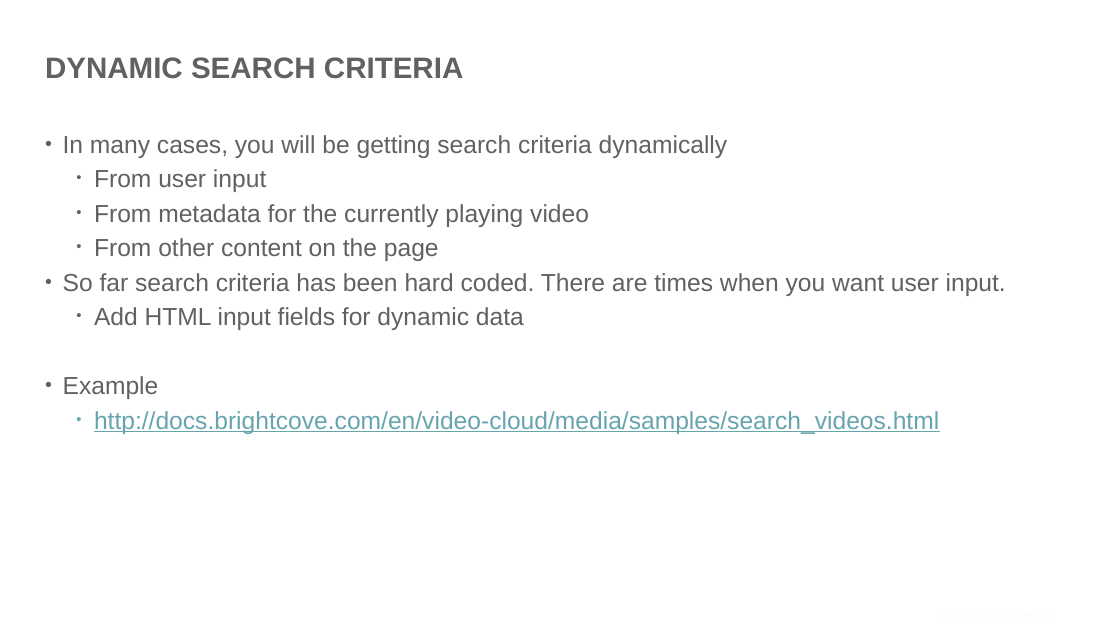
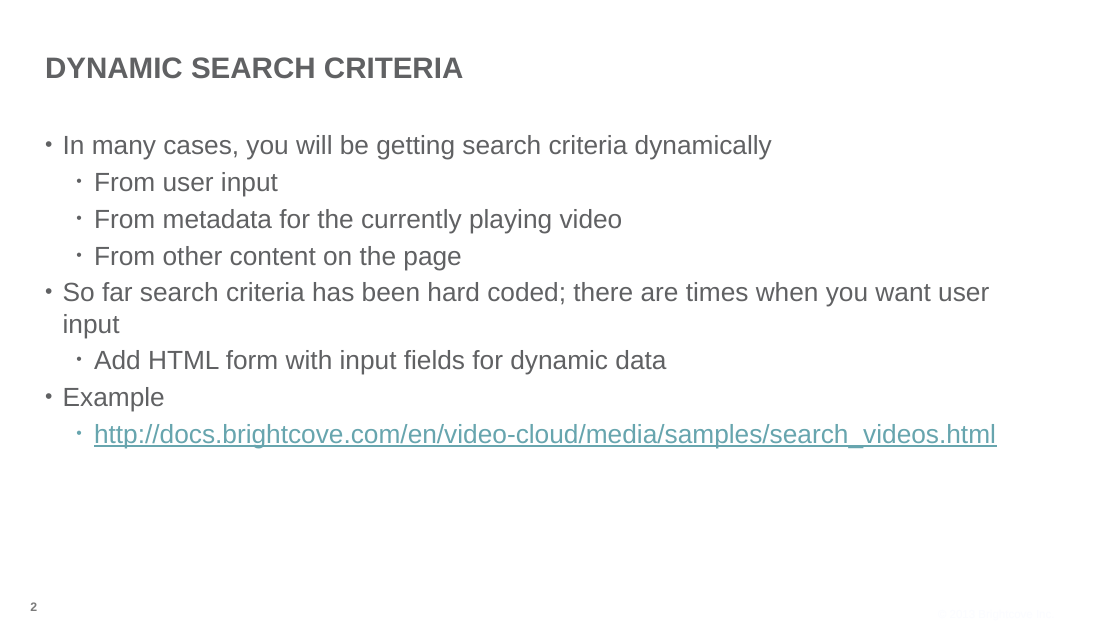
Before and after one commit to BrightcoveLearning/VideoCloudMediaAPI, a slide deck: slide 2 of VideoSessionsMaterials/getting-user-input.pptx. Drawn at 1120x630 pixels with LibreOffice and Linux fonts; fonts in the diff are those of the drawing; background and template pictures are left out. Boxes give left, top, right and bottom in pixels: in the first picture for what was removed or moved away, otherwise in the second. Text is boxed around its words. In the diff, an @@ line names an element or a change of style, - is before the commit and + after.

```diff
--- a/VideoSessionsMaterials/getting-user-input.pptx
+++ b/VideoSessionsMaterials/getting-user-input.pptx
@@ text at [63, 135, 996, 448]: size 30 to 32 pt in "In many cases, you will be getting ...", "From user input", "From metadata for the currently playing video", "From other content on the page" and 2 more places @@
@@ text at [63, 282, 989, 375]: text changed; size 30 to 32 pt @@
-• So far search criteria has been hard coded. There are times when you want user input.
-  • Add HTML input fields for dynamic data
+• So far search criteria has been hard coded; there are times when you want user input
+  • Add HTML form with input fields for dynamic data
@@ page number added at [30, 602, 37, 611], 15 pt, text #7B7B7B, bold @@
+2
```
Also in this commit, not shown: 2 other files.
